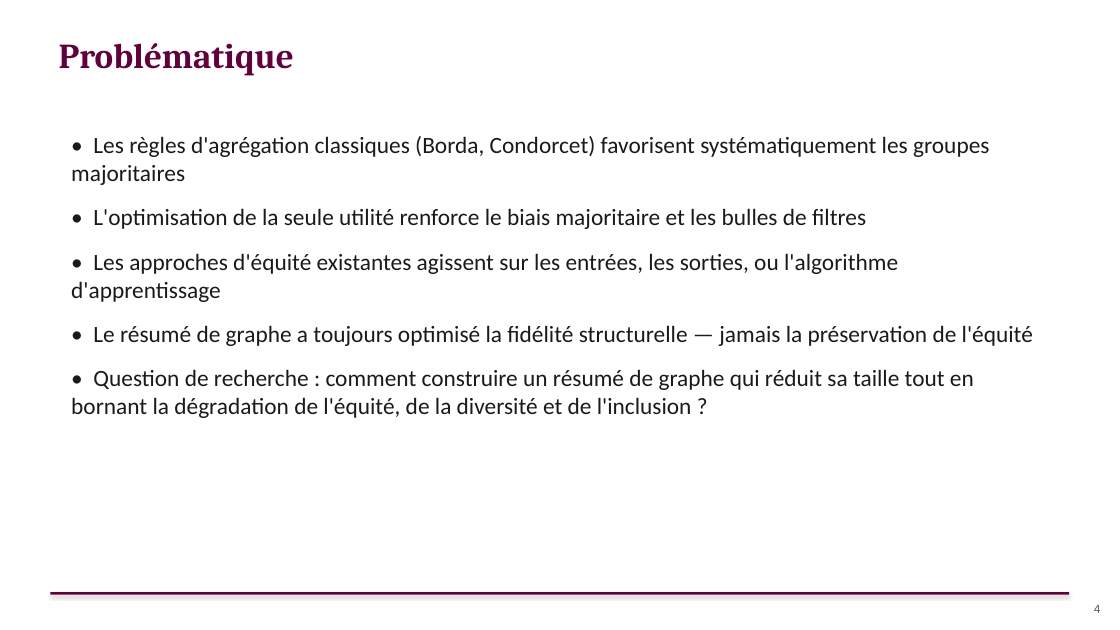
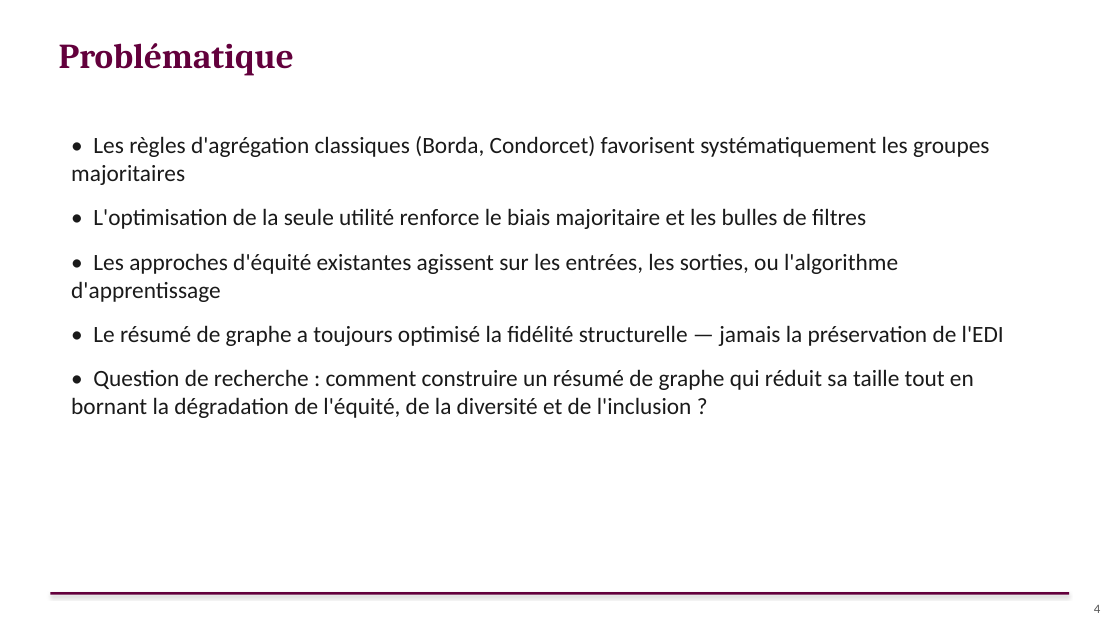
Before and after one commit to sitaacisse-boop/EDI, a slide deck: slide 4 of presentation/AURORA_Soutenance_FR.pptx. Drawn at 1120x630 pixels with LibreOffice and Linux fonts; fonts in the diff are those of the drawing. Boxes give left, top, right and bottom in pixels: in the first picture for what was removed or moved away, otherwise in the second. Text is boxed around its words. In the diff, an @@ line names an element or a change of style, - is before the commit and + after.

Commit message:
Applique les corrections de Malek sur le PowerPoint
- Slide 1 : "Prof. Zoubida Kedad" (cohérent avec "Prof. Malek Mouhoub")
- Slide 2 (Plan) : puces numérotées 1-5, comme demandé
- Slide 3 : précise "(Saskatchewan, Canada)"
- Slide 4 : "jamais la préservation de l'équité" -> "...de l'EDI"
- Slide 10 : éclate la puce dense (RMP+OpenAlex+libimseti sur 2 lignes)
  en une puce par jeu de données, plus lisible à l'oral

```diff
--- a/presentation/AURORA_Soutenance_FR.pptx
+++ b/presentation/AURORA_Soutenance_FR.pptx
@@ text at (x1=93, y1=325, x2=1004, y2=346): text changed @@
-• Le résumé de graphe a toujours optimisé la fidélité structurelle — jamais la préservation de l'équité
+• Le résumé de graphe a toujours optimisé la fidélité structurelle — jamais la préservation de l'EDI
```
Also in this commit, not shown: 5 other slides changed.
